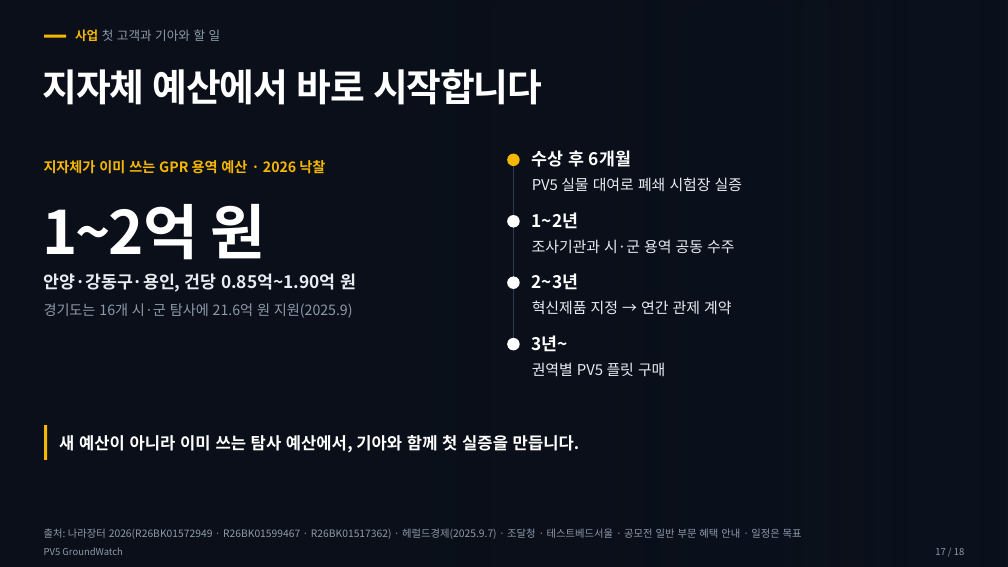
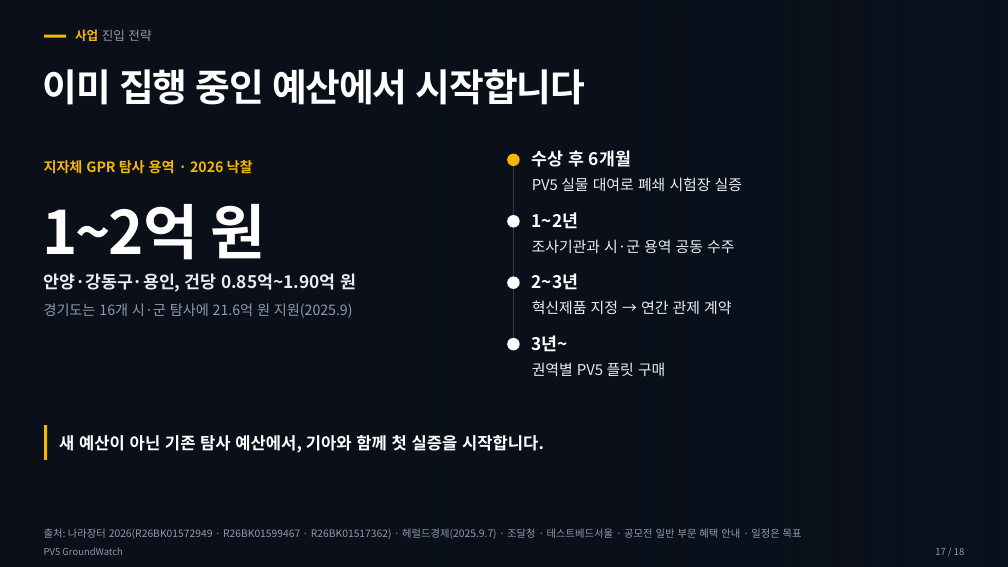
Before and after one commit to woojin-choe/pv5-hose-lab, a slide deck: slide 17 of ppt_all/PV5_GroundWatch_10_26.pptx. Drawn at 1008x567 pixels with LibreOffice and Linux fonts; fonts in the diff are those of the drawing; background and template pictures are left out. Boxes give left, top, right and bottom in pixels: in the first picture for what was removed or moved away, otherwise in the second. Text is boxed around its words. In the diff, an @@ line names an element or a change of style, - is before the commit and + after.

```diff
--- a/ppt_all/PV5_GroundWatch_10_26.pptx
+++ b/ppt_all/PV5_GroundWatch_10_26.pptx
@@ text at [75,29,151,41]: text changed @@
-사업 첫 고객과 기아와 할 일
+사업 진입 전략
@@ text at [43,69,585,105]: text changed @@
-지자체 예산에서 바로 시작합니다
+이미 집행 중인 예산에서 시작합니다
@@ text at [44,160,253,174]: text changed @@
-지자체가 이미 쓰는 GPR 용역 예산 · 2026 낙찰
+지자체 GPR 탐사 용역 · 2026 낙찰
@@ text at [59,435,544,453]: text changed @@
-새 예산이 아니라 이미 쓰는 탐사 예산에서, 기아와 함께 첫 실증을 만듭니다.
+새 예산이 아닌 기존 탐사 예산에서, 기아와 함께 첫 실증을 시작합니다.
```
Also in this commit, not shown: 15 other slides changed, 21 other files.
